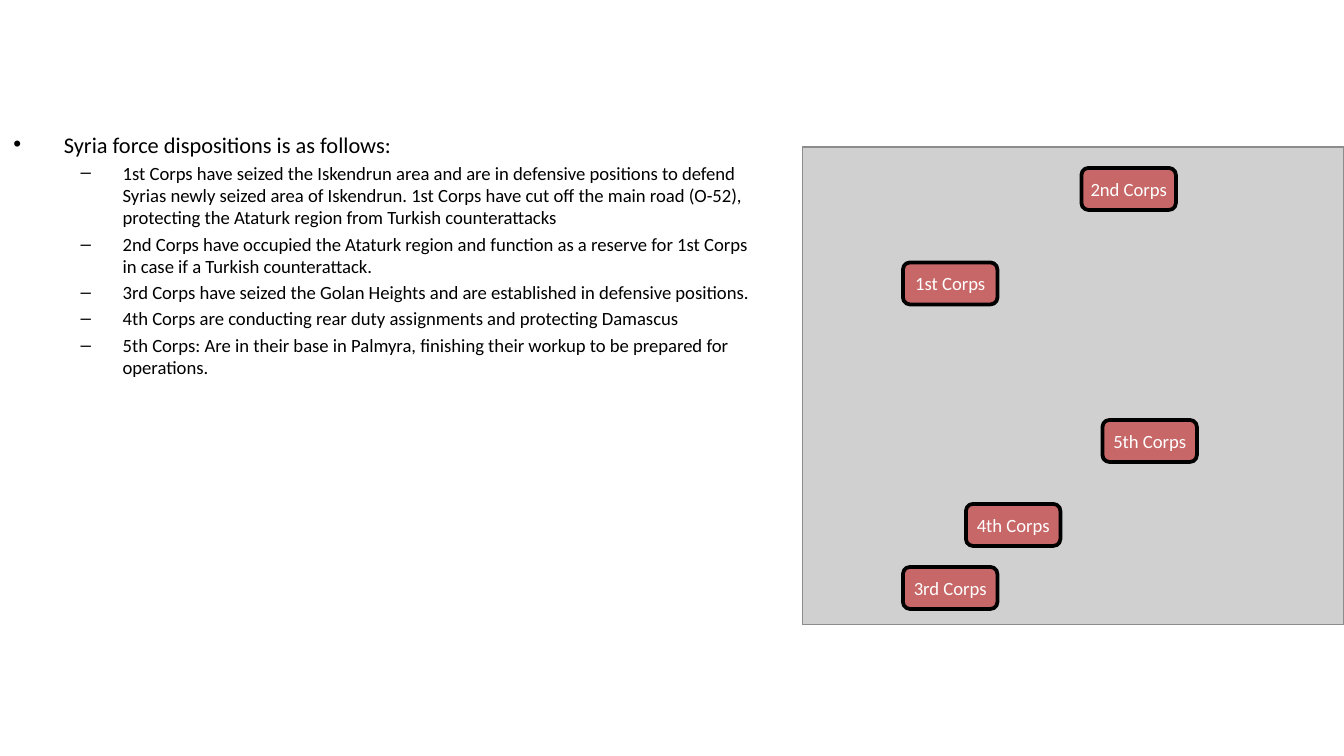
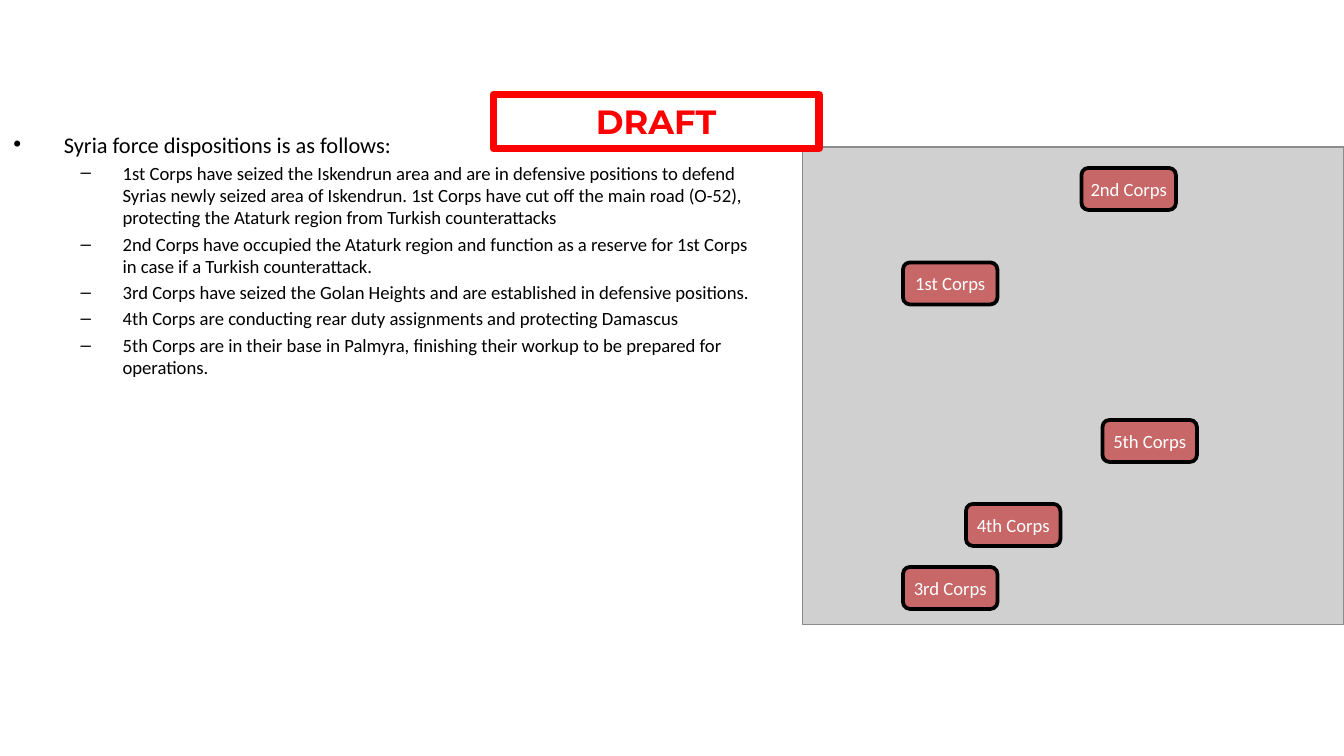
Before and after one commit to 132nd-vWing/OPAR-Brief, a slide deck: slide 7 of UNDER DEVELOPMENT/132nd OP ACTIVE RESOLVE Introduction Brief.pptx. Drawn at 1344x756 pixels with LibreOffice and Linux fonts; fonts in the diff are those of the drawing; grey boxes stand for pictures; background and template pictures are left out. Boxes give left, top, right and bottom in pixels: in the first picture for what was removed or moved away, otherwise in the second. Text is boxed around its words. In the diff, an @@ line names an element or a change of style, - is before the commit and + after.

```diff
--- a/UNDER DEVELOPMENT/132nd OP ACTIVE RESOLVE Introduction Brief.pptx
+++ b/UNDER DEVELOPMENT/132nd OP ACTIVE RESOLVE Introduction Brief.pptx
@@ rectangle added at (493,94,818,148), outline #FF0000 4 pt, 18 pt, text #FF0000, bold @@
+DRAFT
@@ text at (123,339,722,377): text changed @@
-  – 5th Corps: Are in their base in Palmyra, finishing their workup to be prepared for operations.
+  – 5th Corps are in their base in Palmyra, finishing their workup to be prepared for operations.
```
Also in this commit, not shown: 17 other slides changed, 1 slide added, 3 slides removed, 4 other files.
